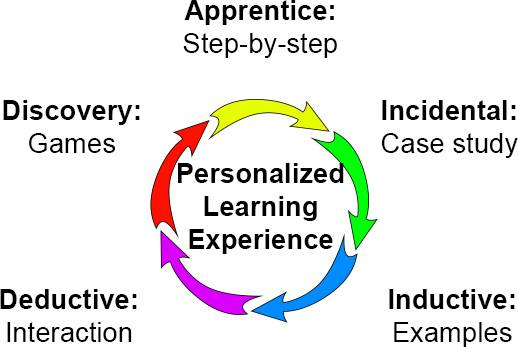
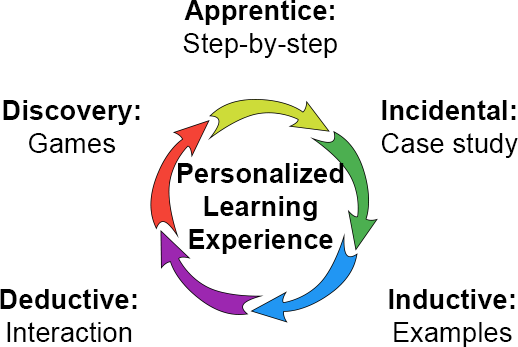
Two versions of the same layered image (518x347). Layer-by-layer changes:
painted on "dis" (1st of 4, in "arrows 5 e - google material") over [151, 121, 208, 233]
painted on "ded" (2nd of 8, in "arrows 5 e - google material") over [161, 231, 258, 315]
painted on "ind" (1st of 4, in "arrows 5 e - google material") over [252, 239, 357, 322]
painted on "inc" (2nd of 8, in "arrows 5 e - google material") over [315, 132, 376, 249]
painted on "app" (2nd of 8, in "arrows 5 e - google material") over [211, 99, 328, 136]
